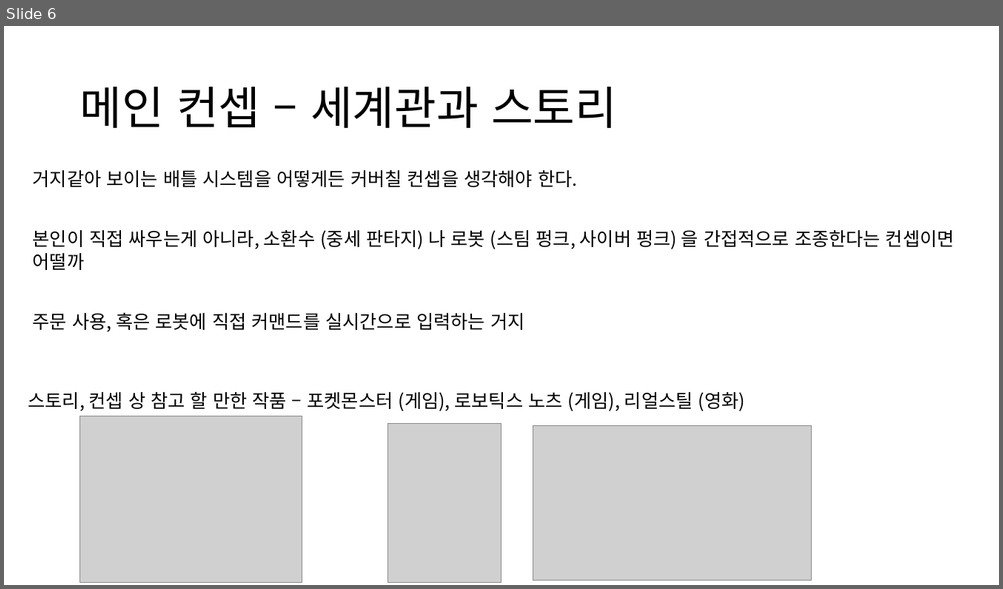
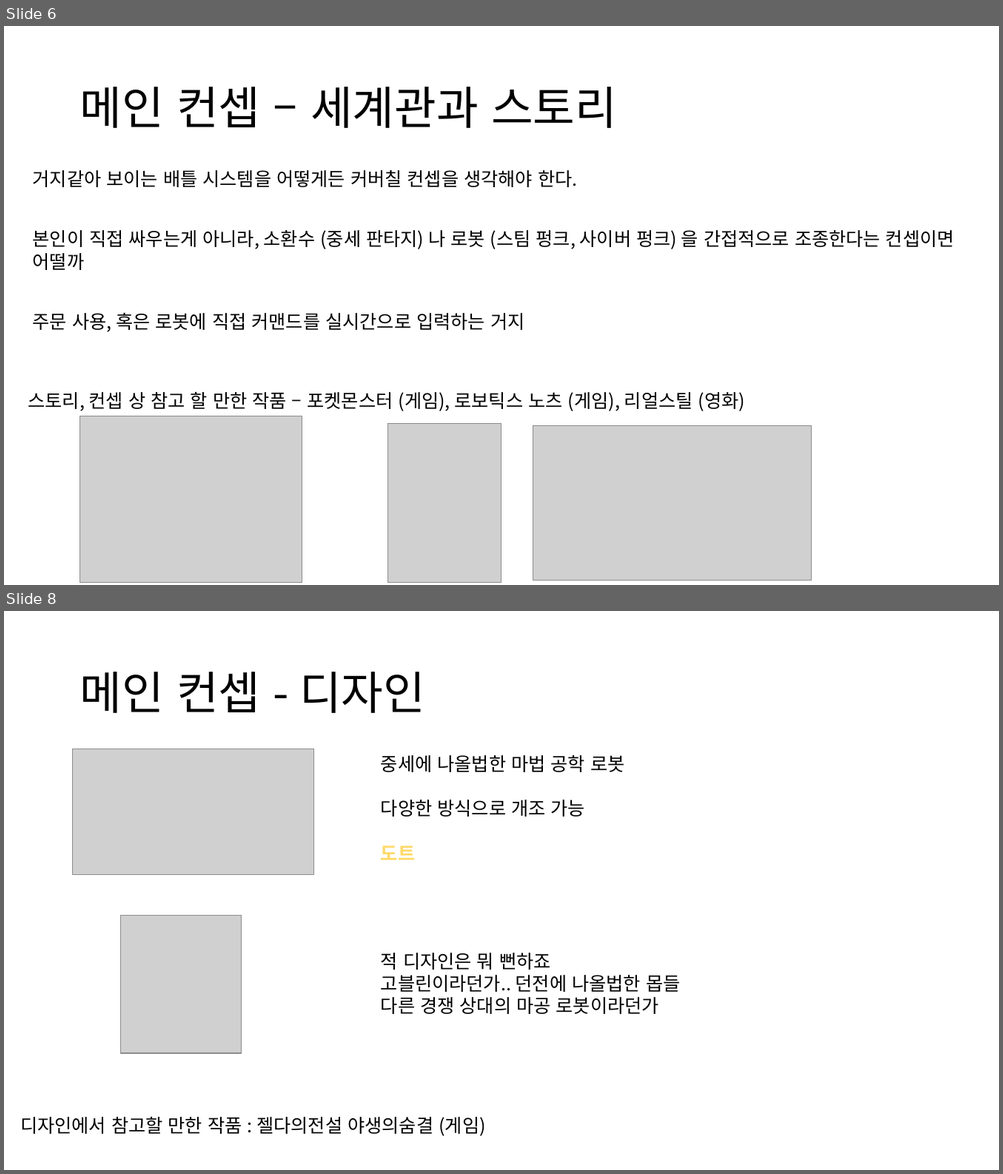
Before and after one commit to Noanswers/ProjectBono, a slide deck: 메인 기획서.pptx. Shown one above the other, each under a label of ours: slide 6 before the commit, slides 6 and 8 after it; the slides between them are not shown. The pictures are 1003x589 and 1003x1174 pixels, drawn with LibreOffice and Linux fonts; fonts in the diff are those of the drawing; grey boxes stand for pictures; background and template pictures are left out. Boxes give left, top, right and bottom in pixels: in the first picture for what was removed or moved away, otherwise in the second. Text is boxed around its words. In the diff, an @@ line names an element or a change of style, - is before the commit and + after.

Commit message:
Editorconfig, 메인 기획서

```diff
--- a/메인 기획서.pptx
+++ b/메인 기획서.pptx
@@ slide 8 added at (4,611,999,1170), background picture (left out) @@
@@ title added at (79,672,425,713), 44 pt, text #000000 @@
+메인 컨셉 - 디자인
@@ picture added at (73,749,314,875) @@
@@ text added at (381,755,624,860), 18 pt, text #000000 @@
+중세에 나올법한 마법 공학 로봇
+다양한 방식으로 개조 가능
+도트
@@ picture added at (121,915,242,1054) @@
@@ text added at (381,953,680,1014), 18 pt, text #000000 @@
+적 디자인은 뭐 뻔하죠
+고블린이라던가.. 던전에 나올법한 몹들
+다른 경쟁 상대의 마공 로봇이라던가
@@ text added at (20,1117,485,1136), 18 pt, text #000000 @@
+디자인에서 참고할 만한 작품 : 젤다의전설 야생의숨결 (게임)
```
Also in this commit, not shown: 2 slides changed, 18 other slides added, 1 other file.
